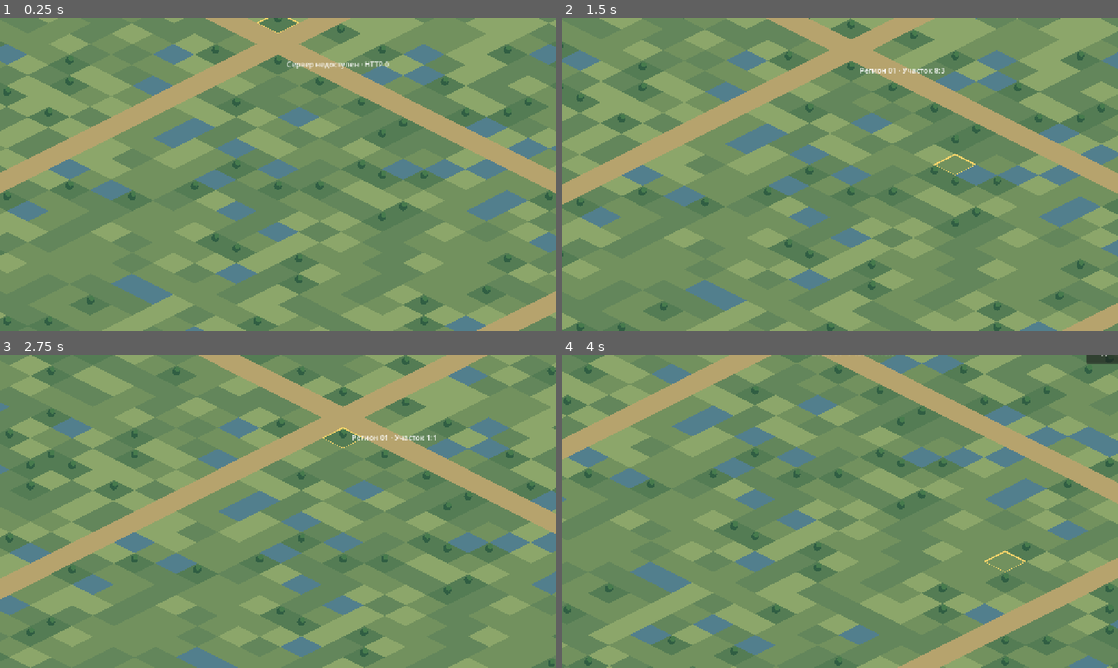
Above: before the commit, frames 1-4 (two rows, left to right).
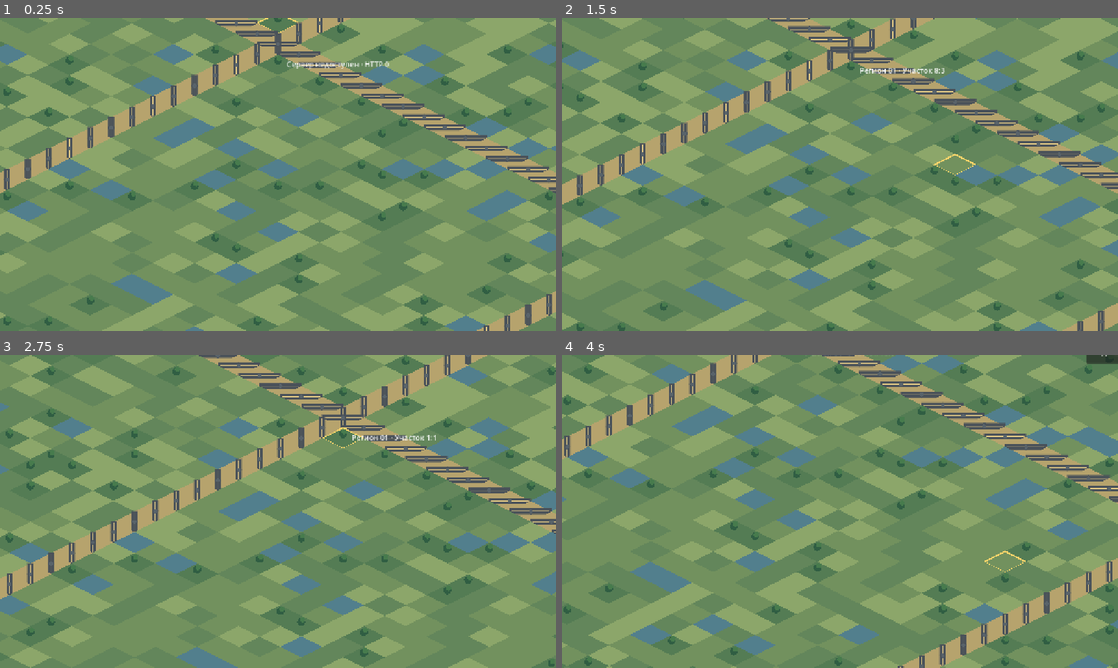
Above: after the commit, the same moments.

Repository: maillunex-lang/LunexEconom
Game: Godot game, scene res://world.tscn
The game is run twice, just before and just after one commit, with the same random seed, the same clock (stepped at 60 frames per second) and the same inputs.
Inputs (mouse positions are in pixels of both pictures, inside the frame that each line leads up to):
- Up to frame 1 (0.25 s): no input
- Up to frame 2 (1.5 s): tap Enter at 0.5 s; move the mouse to (962, 158) at 0.52 s; click (962, 158) at 0.67 s; tap Space at 1.25 s; drag from (728, 190) to (812, 237) at 1.27 s
- Up to frame 3 (2.75 s): move the mouse to (333, 442) at 2.02 s; click (333, 442) at 2.17 s
- Up to frame 4 (4 s): tap Enter at 2.75 s; drag from (812, 574) to (673, 464) at 2.77 s; move the mouse to (1006, 558) at 3.52 s; click (1006, 558) at 3.67 s

The runs differ from the first frame. In frame 1, 3.3% of the frame differs, in the area x 0-100%, y 0-100%; in frame 2, 3.4%; in frame 3, 3.6%, in the area x 1-100%, y 0-77%; in frame 4, 3.1%.

Commit message:
feat(0.2.7): draw road junctions and construction previews per chunk

Diff:
--- a/client/chunk_renderer.gd
+++ b/client/chunk_renderer.gd
@@ -3,6 +3,7 @@
 const TILE_W := 96.0
 const TILE_H := 48.0
 const CHUNK := 12
+const TOPOLOGY = preload("res://road_topology.gd")
 const COLORS := [Color("#63865b"), Color("#72915e"), Color("#8ca66a"), Color("#b6a36d"), Color("#527f8d"), Color("#547c54"), Color("#b46f49")]
 var world: Node2D
 var chunk_coord: Vector2i
@@ -16,9 +17,60 @@
             var pts := PackedVector2Array([p + Vector2(0, -TILE_H / 2), p + Vector2(TILE_W / 2, 0), p + Vector2(0, TILE_H / 2), p + Vector2(-TILE_W / 2, 0)])
             var kind: int = world.cell_kind(x, y)
             draw_colored_polygon(pts, COLORS[kind])
+            if kind == 3:
+                _draw_road(p, Vector2i(x, y))
+            if kind == 6:
+                _draw_building(p, world.building_at(Vector2i(x, y)))
+            if not world.build_type.is_empty():
+                var footprint: Array[Vector2i] = world.planner.footprint(world.selected, world.build_size(world.build_type))
+                if Vector2i(x, y) in footprint:
+                    var check: Dictionary = world.preview_build(world.selected)
+                    var tint := Color(0.22, 0.95, 0.50, 0.45) if check.get("ok", false) else Color(0.98, 0.22, 0.22, 0.45)
+                    draw_colored_polygon(pts, tint)
             # No per-tile outline; roads and selected cells remain distinguishable.
             if kind == 5:
                 draw_circle(p + Vector2(0, -10), 9, Color("#305e43"))
                 draw_circle(p + Vector2(3, -15), 6, Color("#477b4d"))
             if world.selected == Vector2i(x, y):
                 draw_polyline(PackedVector2Array([pts[0], pts[1], pts[2], pts[3], pts[0]]), Color("#f8d46a"), 3.0)
+func _draw_road(p: Vector2, cell: Vector2i) -> void:
+    var mask: int = TOPOLOGY.mask_at(world.roads, cell)
+    var center := Color("#59636a")
+    var asphalt := Color("#495159")
+    var line := Color("#e2c985")
+    draw_circle(p, 7.0, center)
+    var directions := [
+        [TOPOLOGY.NORTH, Vector2(0, -TILE_H * 0.5)],
+        [TOPOLOGY.EAST, Vector2(TILE_W * 0.5, 0)],
+        [TOPOLOGY.SOUTH, Vector2(0, TILE_H * 0.5)],
+        [TOPOLOGY.WEST, Vector2(-TILE_W * 0.5, 0)]
+    ]
+    for item in directions:
+        if mask & int(item[0]):
+            draw_line(p, p + item[1], asphalt, 13.0, true)
+            draw_line(p, p + item[1] * 0.9, line, 1.5, true)
+    draw_circle(p, 4.5, center)
+
+func _draw_building(p: Vector2, kind: String) -> void:
+    var wall := Color("#b1a67c")
+    var roof := Color("#d5c5a2")
+    match kind:
+        "farm":
+            wall = Color("#b99462")
+            roof = Color("#c94e3f")
+        "mine":
+            wall = Color("#676e75")
+            roof = Color("#8d9ca4")
+        "factory":
+            wall = Color("#668b9d")
+            roof = Color("#9eb7c1")
+    var base := PackedVector2Array([
+        p + Vector2(-22, -5), p + Vector2(0, 6),
+        p + Vector2(22, -5), p + Vector2(0, -16)
+    ])
+    draw_colored_polygon(base, wall)
+    draw_colored_polygon(PackedVector2Array([
+        p + Vector2(-22, -5), p + Vector2(0, -24),
+        p + Vector2(22, -5), p + Vector2(0, 6)
+    ]), roof)
+    draw_line(p + Vector2(-22, -5), p + Vector2(0, 6), Color("#3b4650"), 1.5)
